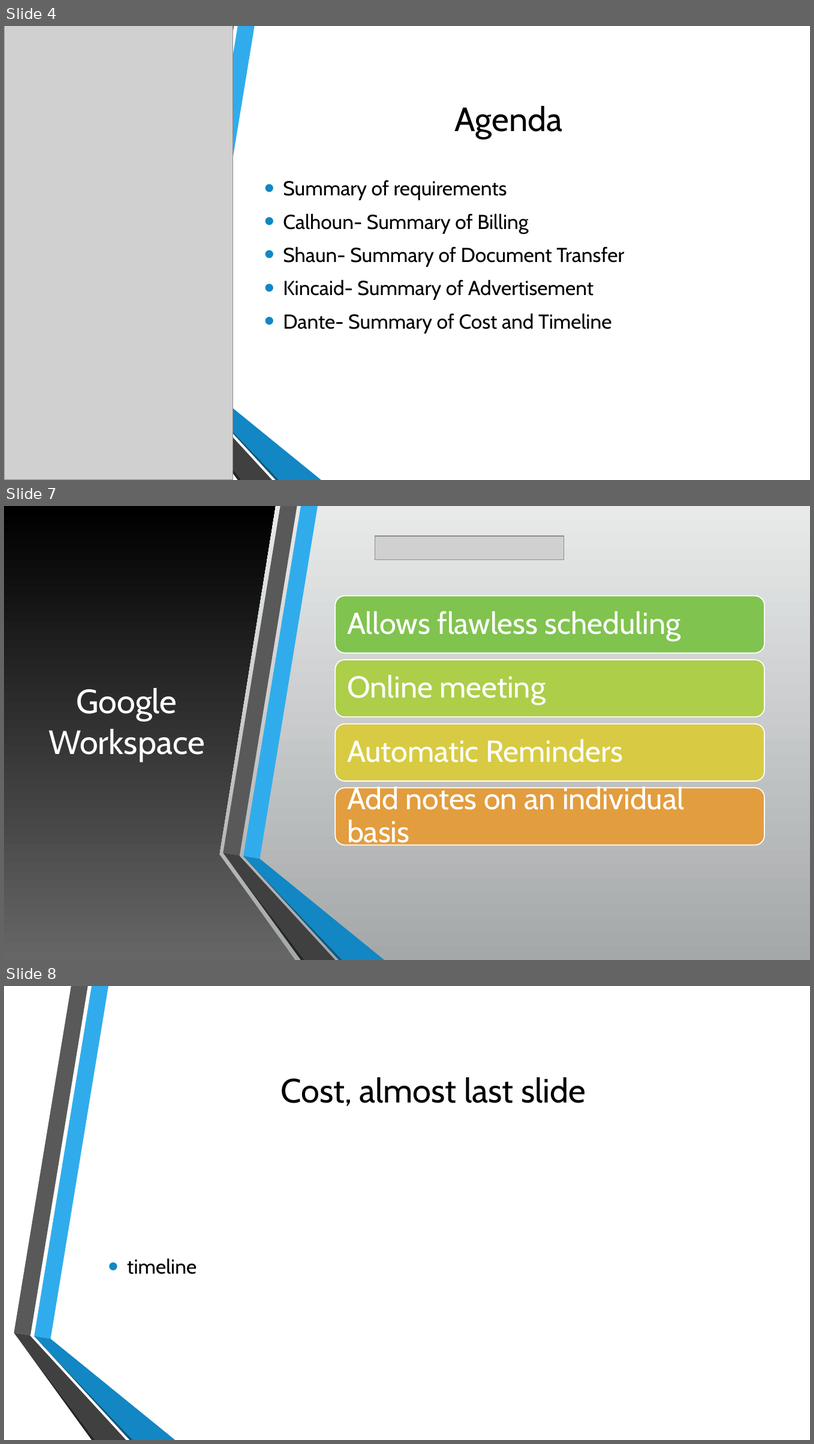
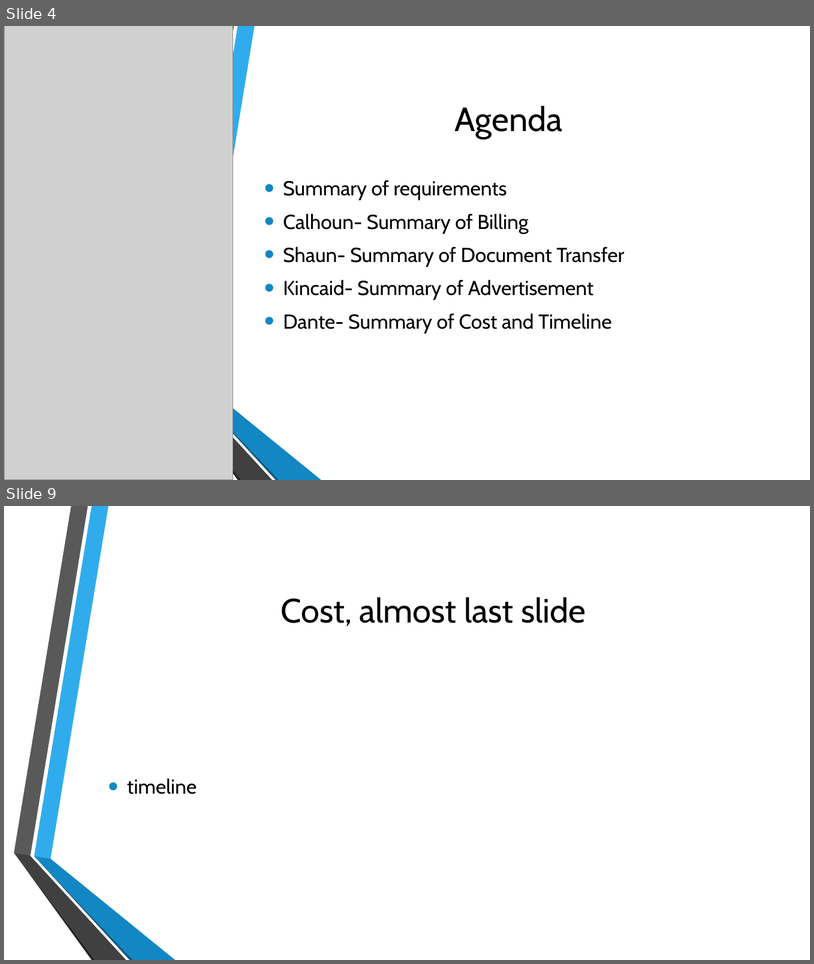
Before and after one commit to CalhounC357/4800_Tax_Boss, a slide deck: De La Riva, Bennett, Calhoun, Young; Tax_Boss.pptx. Shown one above the other, each under a label of ours: slides 4, 7 and 8 before the commit, slides 4 and 9 after it; the slides between them are not shown. The pictures are 814x1444 and 814x964 pixels, drawn with LibreOffice and Linux fonts; fonts in the diff are those of the drawing; grey boxes stand for pictures; background and template pictures are left out. Boxes give left, top, right and bottom in pixels: in the first picture for what was removed or moved away, otherwise in the second. Text is boxed around its words. In the diff, an @@ line names an element or a change of style, - is before the commit and + after.

```diff
--- a/De La Riva, Bennett, Calhoun, Young; Tax_Boss.pptx
+++ b/De La Riva, Bennett, Calhoun, Young; Tax_Boss.pptx
@@ slide 7 removed at (x1=4, y1=506, x2=810, y2=960), background gradient #E9EAEB to #A5A8A9; not listed: 6 template elements that a slide beside it also shows @@
@@ rectangle removed at (x1=4, y1=506, x2=810, y2=960) @@
@@ freeform shape removed at (x1=4, y1=506, x2=296, y2=960) @@
@@ picture removed at (x1=375, y1=536, x2=564, y2=561) @@
@@ title removed at (x1=48, y1=688, x2=205, y2=761) @@
-Google Workspace
@@ group removed at (x1=336, y1=595, x2=765, y2=849): 4 rounded rectangles, 4 texts @@
-Allows flawless scheduling
-Online meeting
-Automatic Reminders
-Add notes on an individual basis
@@ group removed at (x1=224, y1=506, x2=384, y2=960): 6 freeform shapes @@
@@ what was slide 8 is now slide 9 @@
```
Also in this commit, not shown: 2 slides added.
